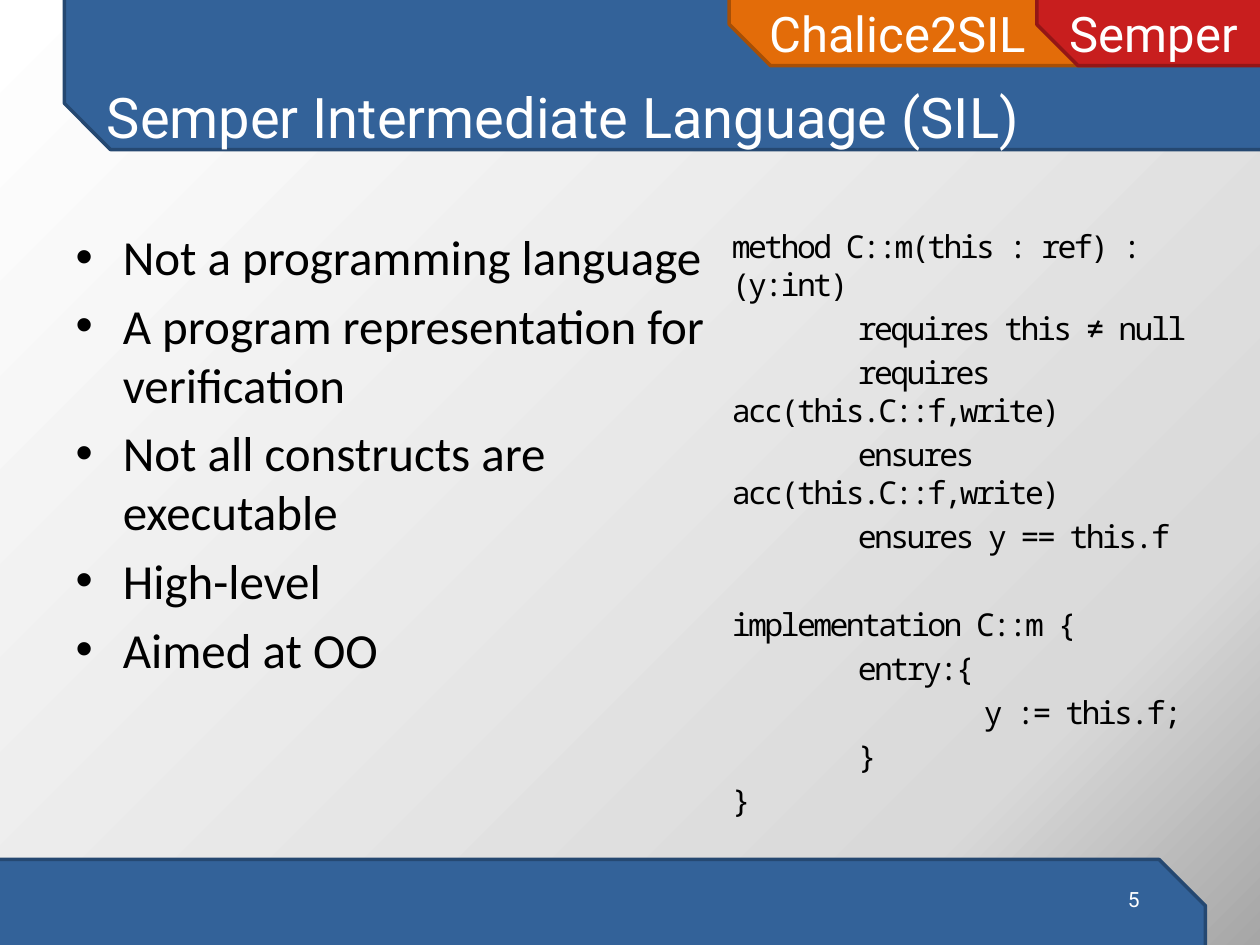
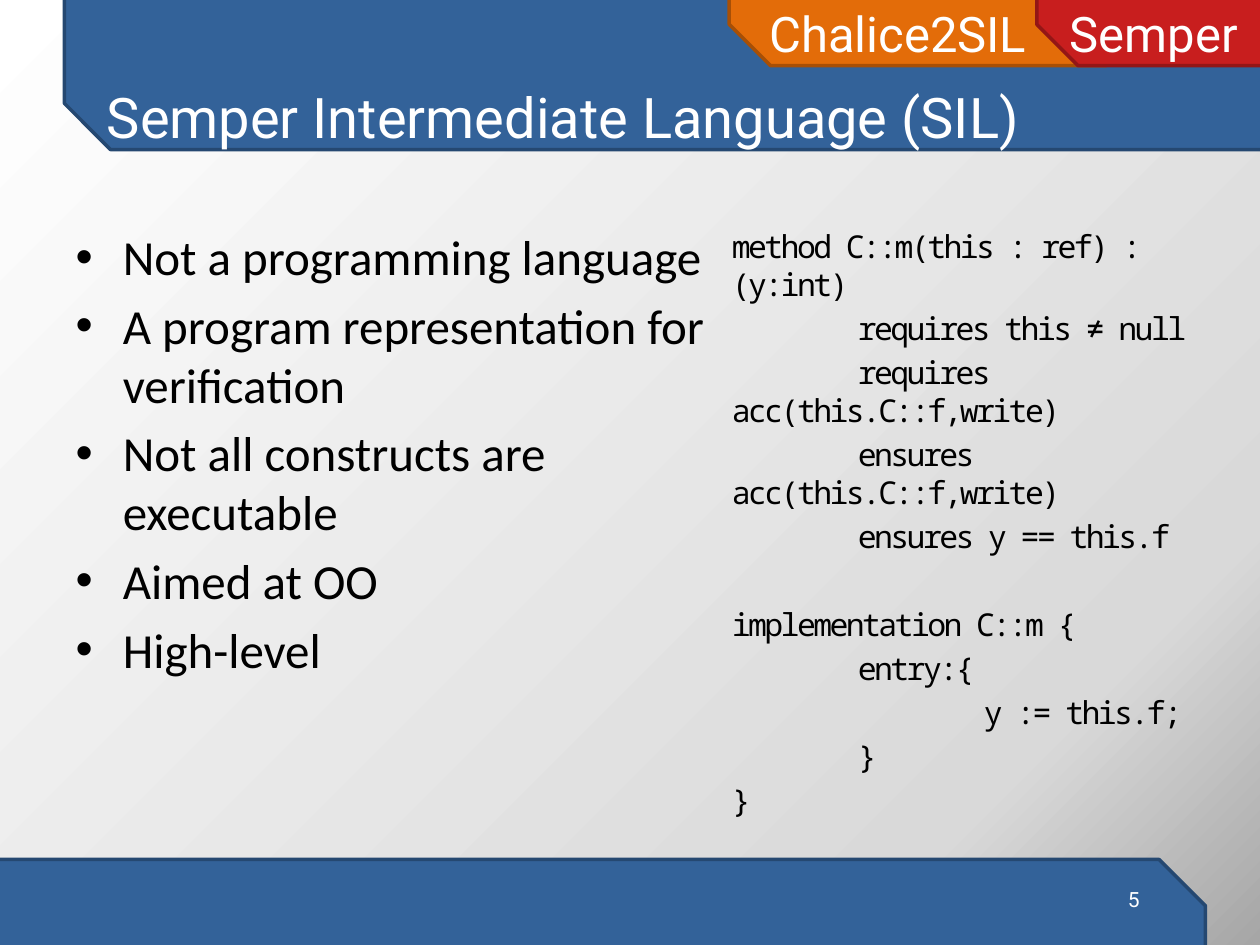
Before and after one commit to viperproject/chalice2silver, a slide deck: slide 5 of chalice2sil/doc/presentation/chalice2sil-presentation.pptx. Drawn at 1260x945 pixels with LibreOffice and Linux fonts; fonts in the diff are those of the drawing. Boxes give left, top, right and bottom in pixels: in the first picture for what was removed or moved away, otherwise in the second. Text is boxed around its words. In the diff, an @@ line names an element or a change of style, - is before the commit and + after.

```diff
--- a/chalice2sil/doc/presentation/chalice2sil-presentation.pptx
+++ b/chalice2sil/doc/presentation/chalice2sil-presentation.pptx
@@ text at (123, 565, 378, 600): paragraph added @@
+• Aimed at OO
@@ text at (123, 634, 378, 669): paragraph removed @@
-• Aimed at OO
```
Also in this commit, not shown: 3 other slides changed, 1 other file.
